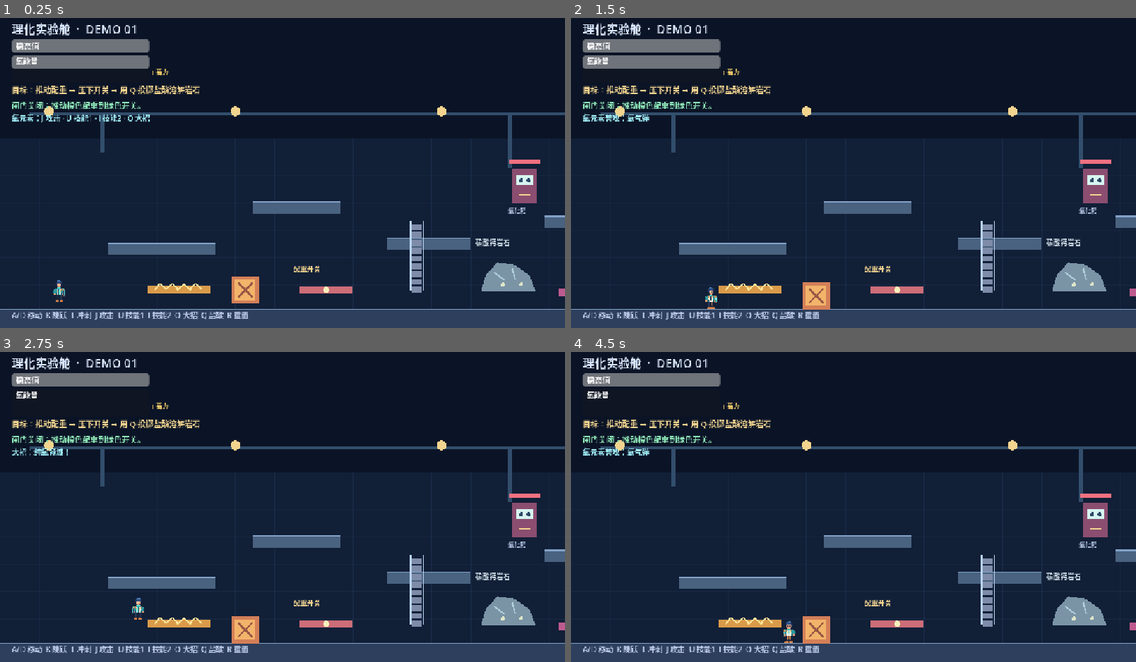
Above: before the commit, frames 1-4 (two rows, left to right).
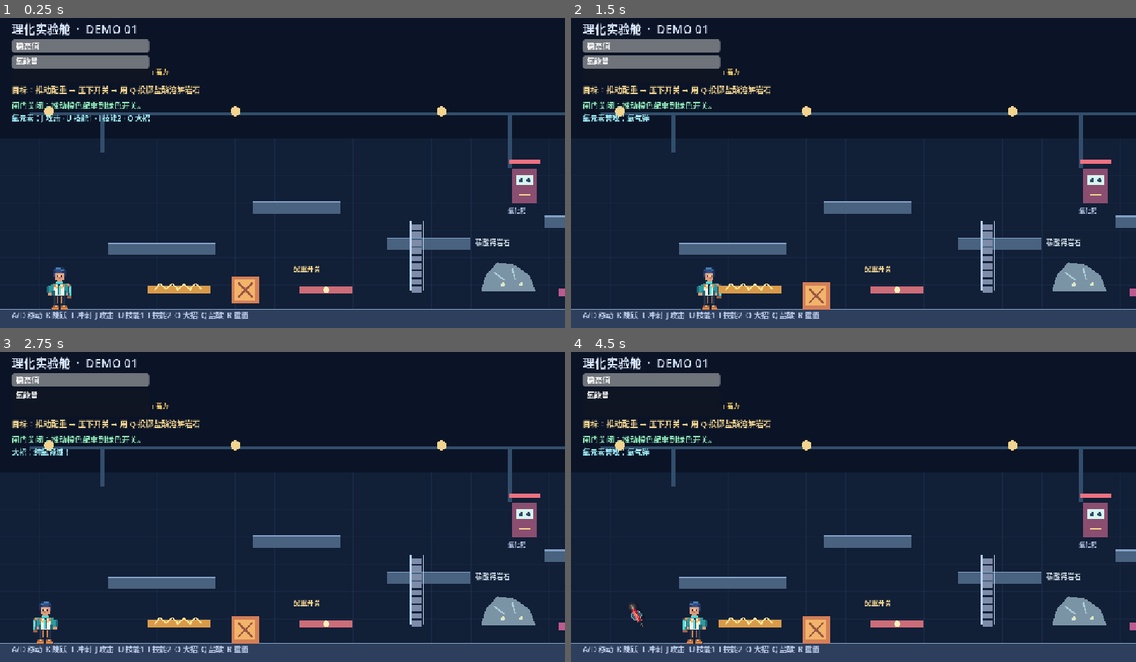
Above: after the commit, the same moments.

Repository: XHTimmo/biggamejam261002
Game: Godot game, scene res://main.tscn
Same seed, same stepped clock (60 frames per second), same inputs: the game is played once before the commit and once after it.
Inputs (mouse positions are in pixels of both pictures, inside the frame that each line leads up to):
- Up to frame 1 (0.25 s): no input
- Up to frame 2 (1.5 s): move the mouse to (977, 154) at 0.52 s; hold D (move_right) from 0.53 s (still down); tap L (dash) at 0.6 s; click (977, 154) at 0.67 s; tap K (jump) at 0.77 s; tap Enter at 1.25 s; move the mouse to (740, 185) at 1.27 s; tap J (oxygen_normal) at 1.35 s
- Up to frame 3 (2.75 s): tap K (jump) at 1.52 s; move the mouse to (339, 432) at 2.02 s; release D (move_right) at 2.03 s; hold A (move_left) from 2.03 s (still down); tap O (oxygen_ultimate) at 2.1 s
- Up to frame 4 (4.5 s): move the mouse to (825, 565) at 2.77 s; release A (move_left) at 2.78 s; hold D (move_right) 2.78-4.28 s; tap Q (use_acid) at 2.85 s; click (825, 565) at 2.92 s; tap K (jump) at 3.02, 3.77 s; move the mouse to (1023, 550) at 3.52 s; tap L (dash) at 3.6 s; move the mouse to (684, 457) at 4.27 s; hold A (move_left) from 4.28 s (still down); tap J (oxygen_normal) at 4.35 s

The runs differ from the first frame. In frame 1, 0.3% of the frame differs, in the area x 8-13%, y 80-95%; in frame 2, 0.3%; in frame 3, 0.4%; in frame 4, 0.5%, in the area x 10-40%, y 80-95%.

Commit message:
fix: enlarge protagonist in scene

Diff:
--- a/main.gd
+++ b/main.gd
@@ -75,8 +75,8 @@
 	player.position = Vector2(120, 520)
 	var player_shape := CollisionShape2D.new()
 	var capsule := CapsuleShape2D.new()
-	capsule.radius = 16.0
-	capsule.height = 52.0
+	capsule.radius = 20.0
+	capsule.height = 88.0
 	player_shape.shape = capsule
 	player.add_child(player_shape)
 	add_child(player)
--- a/player.gd
+++ b/player.gd
@@ -41,6 +41,9 @@
 	hero_sprite = Sprite2D.new()
 	hero_sprite.texture = HERO_IDLE_TEXTURE
 	hero_sprite.texture_filter = CanvasItem.TEXTURE_FILTER_NEAREST
+	hero_sprite.scale = Vector2(2.0, 2.0)
+	# Keep the enlarged sprite's feet aligned with the collision body's base.
+	hero_sprite.position = Vector2(0.0, -4.0)
 	add_child(hero_sprite)
 	queue_redraw()
 
